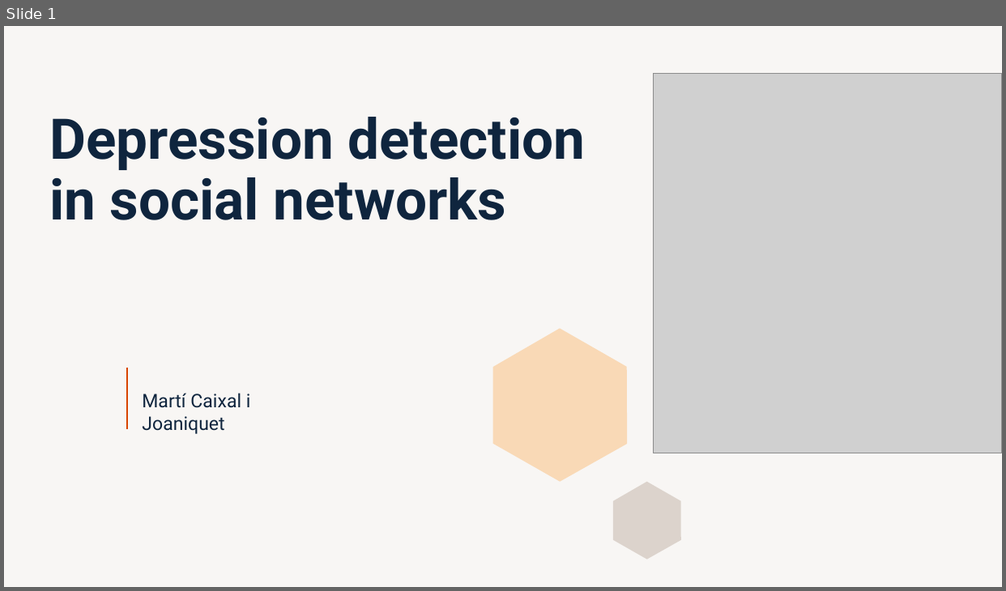
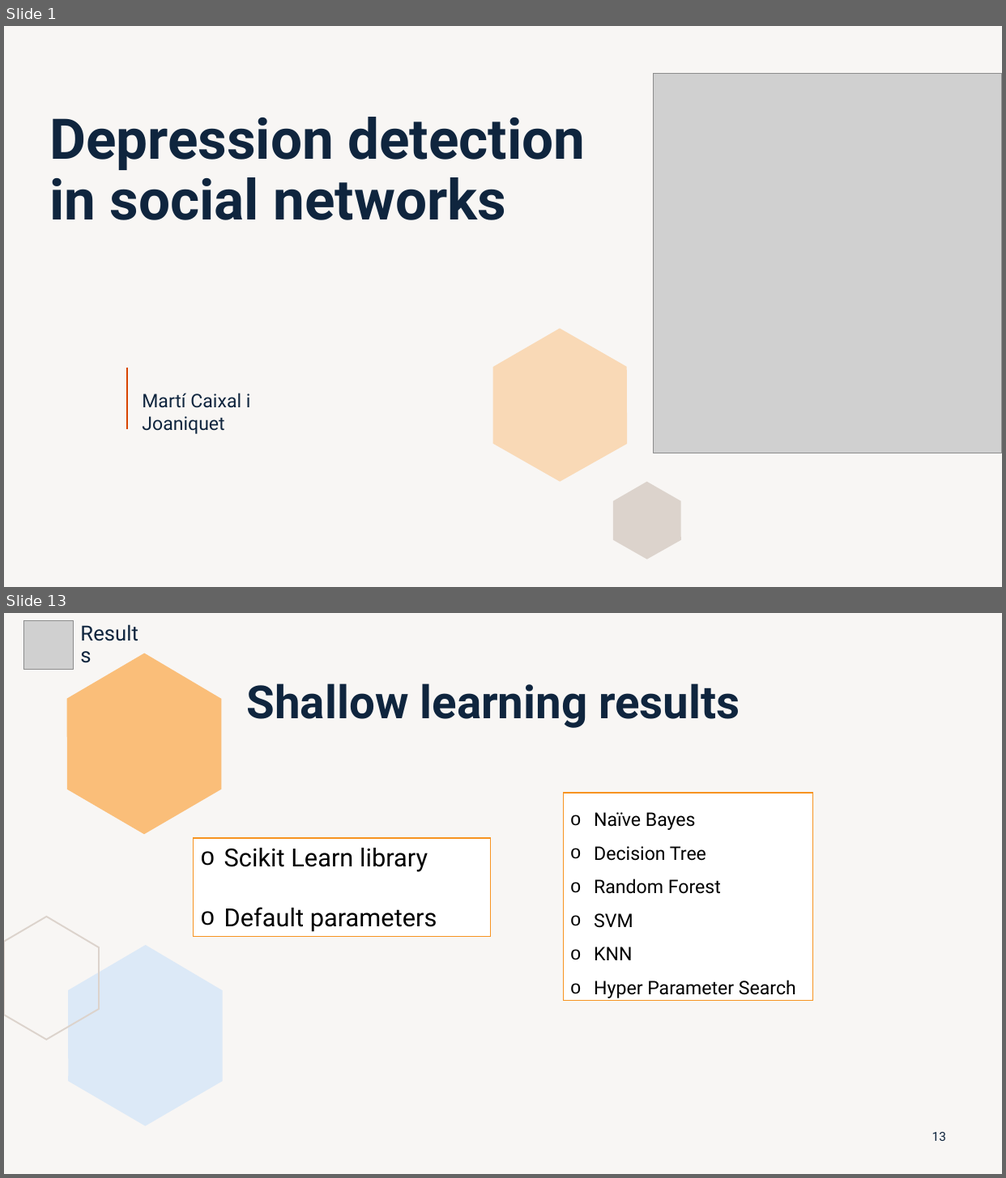
Before and after one commit to marti1999/TFG, a slide deck: informes/entrega final/presentation.pptx. Shown one above the other, each under a label of ours: slide 1 before the commit, slides 1 and 13 after it; the slides between them are not shown. The pictures are 1006x591 and 1006x1178 pixels, drawn with LibreOffice and Linux fonts; fonts in the diff are those of the drawing; grey boxes stand for pictures. Boxes give left, top, right and bottom in pixels: in the first picture for what was removed or moved away, otherwise in the second. Text is boxed around its words. In the diff, an @@ line names an element or a change of style, - is before the commit and + after.

```diff
--- a/informes/entrega final/presentation.pptx
+++ b/informes/entrega final/presentation.pptx
@@ slide 13 added at [4, 613, 1002, 1174], background #DCD3CC at 20% opacity @@
@@ picture added at [24, 620, 73, 670] @@
@@ text added at [73, 628, 153, 663], 20 pt, text #0F253E @@
+Results
@@ freeform shape added at [67, 653, 221, 835], fill #FABE79 @@
@@ title added at [247, 683, 739, 728], 44 pt, text #0F253E, bold @@
+Shallow learning results
@@ rectangle added at [563, 793, 812, 1001], fill #FFFFFF, outline #F79320 1 pt, 18 pt, text #000000 @@
+o Naïve Bayes
+o Decision Tree
+o Random Forest
+o SVM
+o KNN
+o Hyper Parameter Search
@@ rectangle added at [194, 838, 491, 936], fill #FFFFFF, outline #F79320 1 pt, 24 pt, text #000000 @@
+o Scikit Learn library
+o Default parameters
@@ freeform shape added at [4, 917, 99, 1040], outline #DCD3CC 1.5 pt @@
@@ freeform shape added at [68, 945, 223, 1127], fill #DCE9F7 @@
@@ page number added at [932, 1132, 946, 1141], 12 pt, text #0F253E @@
+13
```
Also in this commit, not shown: 14 slides changed, 10 other slides added, 11 slides removed, 1 other file.
